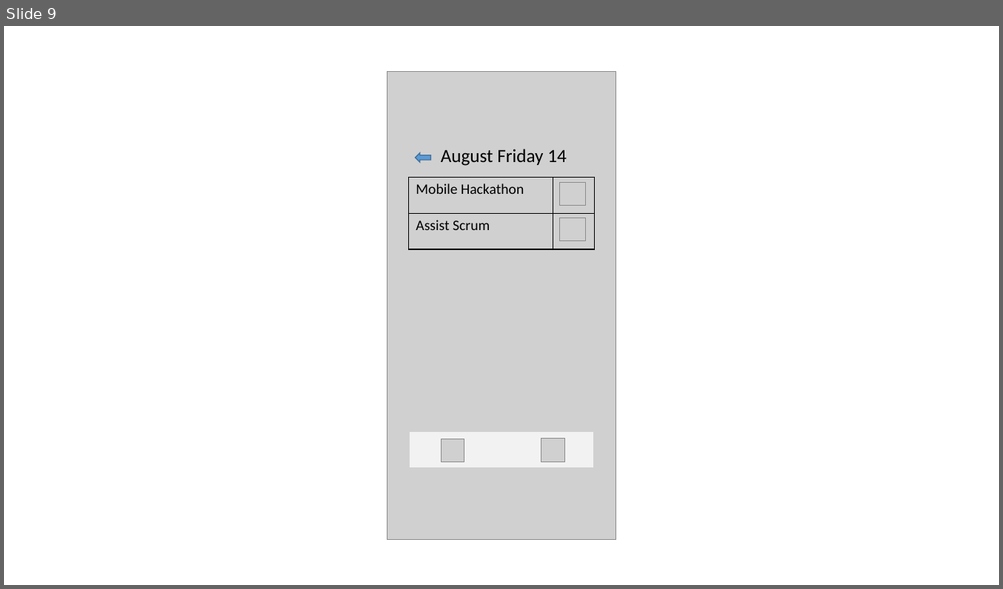
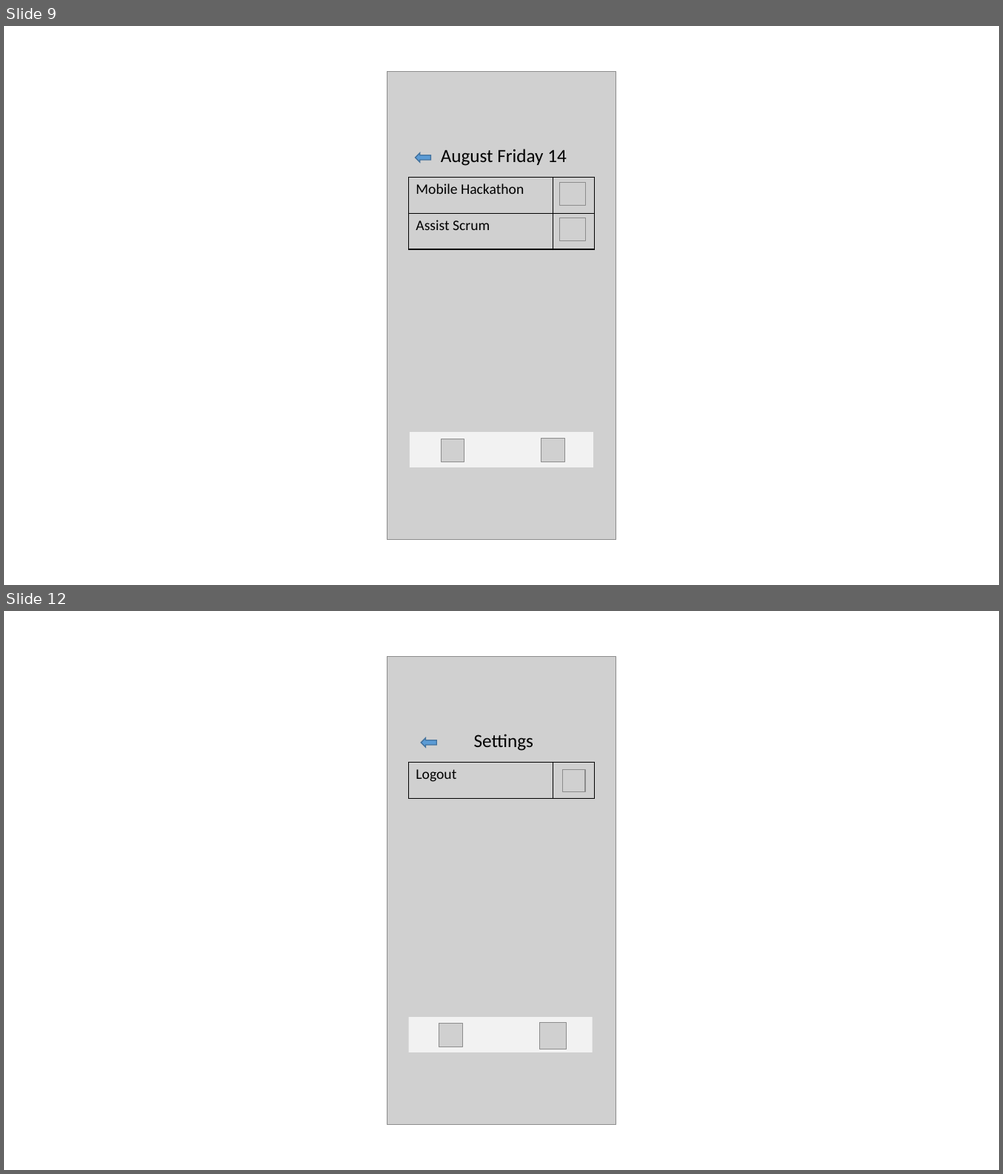
Before and after one commit to ishankalakshan/did-Mobile, a slide deck: MockUps/ThisIsWhatIDIDMobileApp-v2.pptx. Shown one above the other, each under a label of ours: slide 9 before the commit, slides 9 and 12 after it; the slides between them are not shown. The pictures are 1003x589 and 1003x1174 pixels, drawn with LibreOffice and Linux fonts; fonts in the diff are those of the drawing; grey boxes stand for pictures. Boxes give left, top, right and bottom in pixels: in the first picture for what was removed or moved away, otherwise in the second. Text is boxed around its words. In the diff, an @@ line names an element or a change of style, - is before the commit and + after.

Commit message:
added login function. logout. mockups

```diff
--- a/MockUps/ThisIsWhatIDIDMobileApp-v2.pptx
+++ b/MockUps/ThisIsWhatIDIDMobileApp-v2.pptx
@@ slide 12 added at box(4, 611, 999, 1170), background #FFFFFF @@
@@ picture added at box(387, 657, 616, 1125) @@
@@ table added at box(408, 726, 595, 798), 2 rows, 2 columns @@
+Settings | 
+Logout | 
@@ left arrow added at box(421, 738, 437, 747), fill #5B9BD5, outline #43739E 1 pt @@
@@ picture added at box(563, 770, 585, 792) @@
@@ rectangle added at box(408, 1017, 592, 1053), fill #F2F2F2 @@
@@ picture added at box(439, 1024, 463, 1048) @@
@@ picture added at box(540, 1023, 566, 1050) @@
```
Also in this commit, not shown: 1 slide changed, 1 other slide added, 10 other files.
